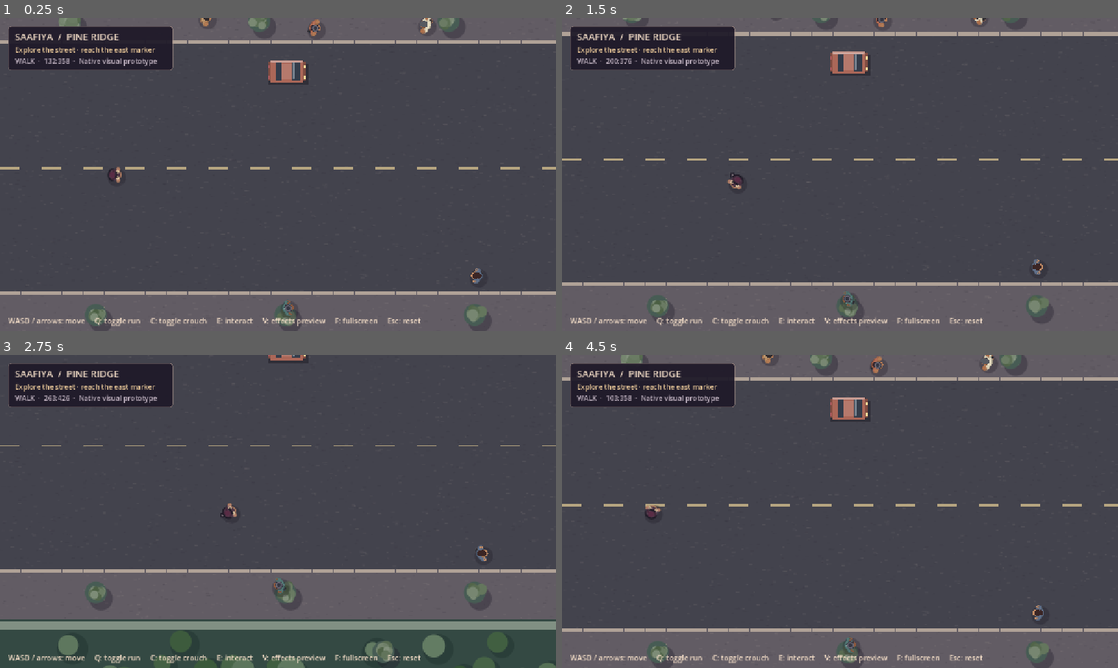
Above: before the commit, frames 1-4 (two rows, left to right).
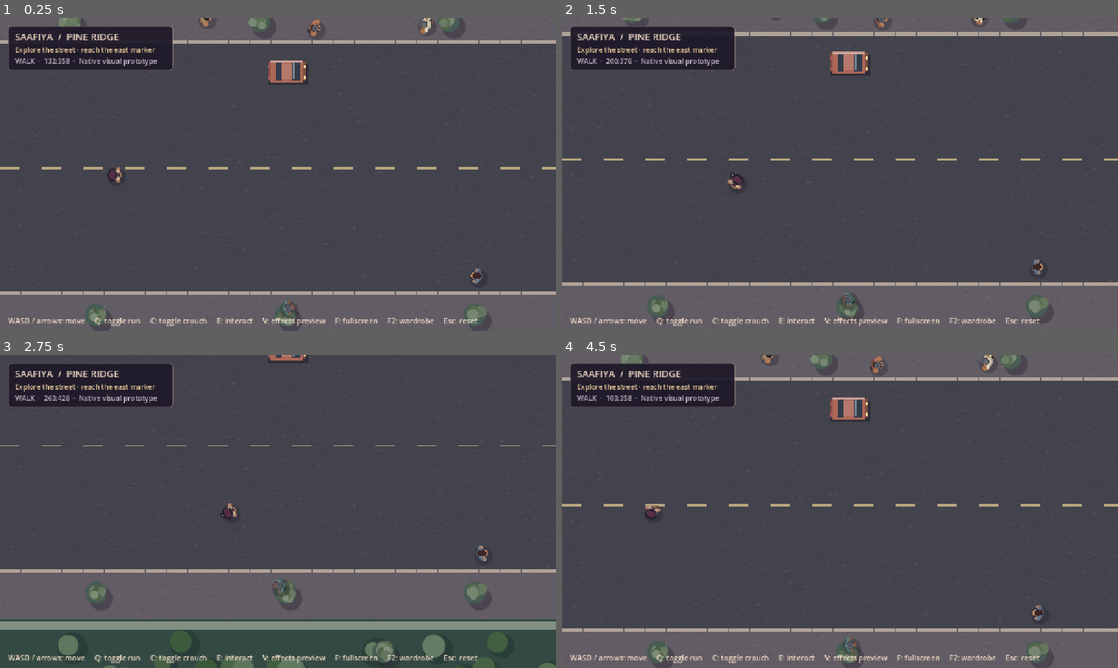
Above: after the commit, the same moments.

Repository: cryogenized-spec/Pineridge-Crisis-Saafiya-s-Revenge
Game: Godot game, scene res://scenes/main.tscn
Two runs of this game, one before a commit and one after it. Both use one fixed random seed, a clock stepped at 60 frames per second and the inputs below.
Inputs (mouse positions are in pixels of both pictures, inside the frame that each line leads up to):
- Up to frame 1 (0.25 s): no input
- Up to frame 2 (1.5 s): tap Enter at 0.5 s; move the mouse to (962, 158) at 0.52 s; hold Right 0.53-1.28 s; tap 1 at 0.6 s; tap 2 at 0.8, 1.35 s; move the mouse to (728, 190) at 1.27 s; hold S from 1.28 s (still down)
- Up to frame 3 (2.75 s): tap 3 at 1.55, 2.1 s; move the mouse to (333, 442) at 2.02 s; release S at 2.03 s; hold Right from 2.03 s (still down); tap T at 2.3 s
- Up to frame 4 (4.5 s): move the mouse to (812, 574) at 2.77 s; release Right at 2.78 s; hold W 2.78-3.53 s; tap T at 2.85 s; tap Z at 3.05, 3.6 s; move the mouse to (1006, 558) at 3.52 s; hold Left from 3.53 s (still down); tap F at 3.8, 4.35 s; tap Escape at 4.15 s; move the mouse to (673, 464) at 4.27 s

The runs differ from the first frame. In frame 1, 0.2% of the frame differs, in the area x 36-87%, y 0-98%; in frame 2, 0.1%; in frame 3, 0.1%; in frame 4, 0.2%.

Commit message:
Refine NPC shading and add interactive character workbench

Diff:
--- /dev/null
+++ b/scenes/character_review.tscn
@@ -0,0 +1,6 @@
+[gd_scene load_steps=2 format=3]
+
+[ext_resource type="Script" path="res://scripts/character_review.gd" id="1"]
+
+[node name="CharacterReview" type="Node2D"]
+script = ExtResource("1")
--- /dev/null
+++ b/scripts/character_review.gd
@@ -0,0 +1,90 @@
+extends Node2D
+const Actor = preload("res://scripts/actor.gd")
+const Wardrobe = preload("res://scripts/crowd_wardrobe.gd")
+var actors: Array[Actor] = []
+var mode := 1
+var heading := 0.0
+var auto_turn := false
+var enlarged := true
+var timer := 0.0
+var info: Label
+var smoke := false
+
+func _ready() -> void:
+	smoke = "--review-smoke" in OS.get_cmdline_user_args()
+	var title := Label.new()
+	title.position = Vector2(32,20)
+	title.text = "PINE RIDGE  /  CHARACTER WORKBENCH"
+	title.add_theme_font_size_override("font_size",28)
+	add_child(title)
+	info = Label.new()
+	info.position = Vector2(34,60)
+	info.add_theme_font_size_override("font_size",16)
+	add_child(info)
+	for i in range(Wardrobe.LOOKS.size()):
+		var x := 32.0 + float(i % 4) * 306.0
+		var y := 112.0 + float(floori(float(i) / 4.0)) * 187.0
+		var actor := Actor.new()
+		actor.wardrobe_index = i
+		actor.position = Vector2(x+150,y+73)
+		actor.scale = Vector2(4,4)
+		add_child(actor)
+		actors.append(actor)
+		var name_label := Label.new()
+		name_label.position = Vector2(x+12,y+130)
+		name_label.text = "%02d  %s" % [i+1,Wardrobe.look(i).name]
+		name_label.add_theme_font_size_override("font_size",16)
+		add_child(name_label)
+	refresh()
+	queue_redraw()
+
+func refresh() -> void:
+	info.text = "%s   |   %s   |   1 idle · 2 walk · 3 run · Left/Right rotate · T auto-turn · Z scale · Esc return" % [["IDLE","WALK","RUN"][mode],"4× world scale" if enlarged else "Gameplay scale (2×)"]
+	for a in actors:
+		a.scale = Vector2.ONE * (4.0 if enlarged else 2.0)
+
+func _unhandled_key_input(event: InputEvent) -> void:
+	if not event is InputEventKey or not event.pressed or event.echo:
+		return
+	match event.keycode:
+		KEY_1: mode = 0
+		KEY_2: mode = 1
+		KEY_3: mode = 2
+		KEY_LEFT: heading -= PI/4.0
+		KEY_RIGHT: heading += PI/4.0
+		KEY_T: auto_turn = not auto_turn
+		KEY_Z: enlarged = not enlarged
+		KEY_ESCAPE:
+			get_tree().change_scene_to_file("res://scenes/main.tscn")
+	refresh()
+
+func _physics_process(delta: float) -> void:
+	timer += delta
+	if smoke:
+		mode = mini(2, floori(timer*3.0))
+		heading = timer
+	if auto_turn:
+		heading += delta * 0.6
+	var speed := [0.0,91.0,148.0][mode] as float
+	var dir := Vector2.from_angle(heading)
+	for a in actors:
+		a.animate(delta,dir*speed*delta,heading,false,mode==2)
+	if smoke and timer > 1.1:
+		assert(actors.size()==Wardrobe.LOOKS.size())
+		assert(actors[0].gait_running)
+		print("Crowd review: all presets initialized; idle/walk/run exercised.")
+		get_tree().quit()
+
+func _draw() -> void:
+	draw_rect(Rect2(0,0,1280,720),Color("#1a1d26"))
+	for i in range(Wardrobe.LOOKS.size()):
+		var x := 32.0 + float(i%4)*306.0
+		var y := 112.0 + float(floori(float(i)/4.0))*187.0
+		var r := Rect2(x,y,294,174)
+		draw_rect(r,Color("#353943"))
+		draw_rect(r,Color("#64616a"),false,1.0)
+		for j in range(12,282,24):
+			draw_line(Vector2(x+j,y+8),Vector2(x+j,y+120),Color(1,1,1,0.035),1)
+		for j in range(8,120,24):
+			draw_line(Vector2(x+8,y+j),Vector2(x+286,y+j),Color(1,1,1,0.035),1)
+		draw_line(Vector2(x+8,y+122),Vector2(x+286,y+122),Color("#51545e"),1)
--- a/scripts/crowd_wardrobe.gd
+++ b/scripts/crowd_wardrobe.gd
@@ -22,6 +22,9 @@
 	canvas.draw_line(a, b, color.darkened(0.27), width + 0.8, true)
 	canvas.draw_line(a, b, color, width, true)
 	canvas.draw_circle(b, width * 0.48, color, true, -1, true)
+	var normal := (b-a).normalized().orthogonal()
+	canvas.draw_line(a+normal*width*0.19,b+normal*width*0.19,color.lightened(0.13),maxf(0.45,width*0.30),true)
+	canvas.draw_line(a-normal*width*0.28,b-normal*width*0.28,color.darkened(0.18),0.55,true)
 
 static func oval(canvas: Node2D, p: Vector2, radii: Vector2, color: Color, angle: float = 0.0) -> void:
 	var points := PackedVector2Array()
@@ -29,6 +32,14 @@
 		var t := TAU * float(i) / 32.0
 		points.append(p + Vector2(cos(t) * radii.x, sin(t) * radii.y).rotated(angle))
 	canvas.draw_colored_polygon(points, color)
+
+# Layered tonal shading with local highlights and a rounded silhouette.
+static func shaded_oval(canvas: Node2D, p: Vector2, radii: Vector2, color: Color, angle: float = 0.0) -> void:
+	oval(canvas,p,radii,color.darkened(0.32),angle)
+	for i in range(1,7):
+		var t := float(i)/7.0
+		var shift := Vector2(0.7,-0.7)*t
+		oval(canvas,p+shift,radii*(1.0-t*0.65),color.darkened(0.18).lerp(color.lightened(0.17),t),angle)
 
 static func render(canvas: Node2D, index: int, travel: float, facing: float, phase: float, motion: float, running: bool) -> void:
 	var d := look(index)
@@ -57,9 +68,14 @@
 			oval(canvas, ankle + Vector2(1.0,0), Vector2(3.1,1.8), Color("#302e33"))
 			canvas.draw_line(ankle + Vector2(1.8,-1.1), ankle + Vector2(2.3,1.0), Color("#aaa09a"),0.65,true)
 	canvas.draw_set_transform(Vector2.ZERO, facing)
-	oval(canvas, Vector2(-0.8,0), Vector2(5.8,6.7*build), shirt.darkened(0.30))
-	oval(canvas, Vector2(-0.6,0), Vector2(5.1,6.2*build), shirt)
-	oval(canvas, Vector2(0.7,-1.7), Vector2(3.5,3.8*build),shirt.lightened(0.11))
+	shaded_oval(canvas, Vector2(-0.8,0), Vector2(5.8,6.7*build), shirt)
+	# Fold lines remain subtle and readable at the native scale.
+	for side in [-1,1]:
+		canvas.draw_line(Vector2(-4.2,side*2.9*build),Vector2(-2.7,side*4.7*build),shirt.darkened(0.20),0.55,true)
+		canvas.draw_line(Vector2(-2.1,side*4.8*build),Vector2(0.3,side*5.7*build),shirt.lightened(0.15),0.45,true)
+	if index == 4 or index == 8:
+		canvas.draw_line(Vector2(-2.5,-2.8),Vector2(-2.5,2.8),shirt.lightened(0.40),0.9,true)
+		canvas.draw_line(Vector2(-1.1,-1.7),Vector2(-1.1,1.7),shirt.lightened(0.25),0.7,true)
 	for side in [-1,1]:
 		var swing := sin(phase + (PI if side > 0 else 0.0)) * motion
 		var shoulder := Vector2(-0.9,side*5.0*build)
@@ -85,10 +101,13 @@
 	elif hair_style == 2:
 		oval(canvas,Vector2(-2.6,0),Vector2(2.5,3.3),hair)
 	if hat == 1:
-		oval(canvas,Vector2(0.7,0.5),Vector2(4.0,4.4),Color("#343642"),-0.35)
+		shaded_oval(canvas,Vector2(0.7,0.5),Vector2(4.0,4.4),Color("#343642"),-0.35)
+		for i in range(7):
+			var a := TAU*float(i)/7.0
+			canvas.draw_line(Vector2(0.7,0.5)+Vector2.from_angle(a)*2.6,Vector2(0.7,0.5)+Vector2.from_angle(a)*3.7,Color("#565660"),0.45,true)
 		canvas.draw_arc(Vector2(0.7,0.5),3.0,0,TAU,20,Color("#696673"),0.65,true)
 	elif hat == 2:
-		oval(canvas,Vector2(1.5,0),Vector2(4.2,3.9),Color("#565960"))
+		shaded_oval(canvas,Vector2(1.5,0),Vector2(4.2,3.9),Color("#565960"))
 		oval(canvas,Vector2(5.0,0),Vector2(2.2,2.7),Color("#565960"))
 	elif hat == 3:
 		canvas.draw_arc(Vector2(1.6,0),4.1,-1.25,1.25,16,Color("#b79d78"),1.3,true)
--- a/scripts/main.gd
+++ b/scripts/main.gd
@@ -87,7 +87,7 @@
 	v.add_child(status)
 	var help:=Label.new()
 	help.position=Vector2(18,684)
-	help.text="WASD / arrows: move     Q: toggle run     C: toggle crouch     E: interact     V: effects preview     F: fullscreen     Esc: reset"
+	help.text="WASD / arrows: move     Q: toggle run     C: toggle crouch     E: interact     V: effects preview     F: fullscreen     F2: wardrobe     Esc: reset"
 	help.add_theme_font_size_override("font_size",17)
 	help.modulate=Color("#f3ddc7")
 	layer.add_child(help)
@@ -95,6 +95,8 @@
 func _unhandled_key_input(event:InputEvent) -> void:
 	if event is InputEventKey and event.pressed and not event.echo:
 		match event.keycode:
+			KEY_F2:
+				get_tree().change_scene_to_file("res://scenes/character_review.tscn")
 			KEY_ESCAPE:
 				get_tree().reload_current_scene()
 			KEY_F:
Not shown, changed: docs/crowd-art.md
Not shown, changed: docs/parity.md
